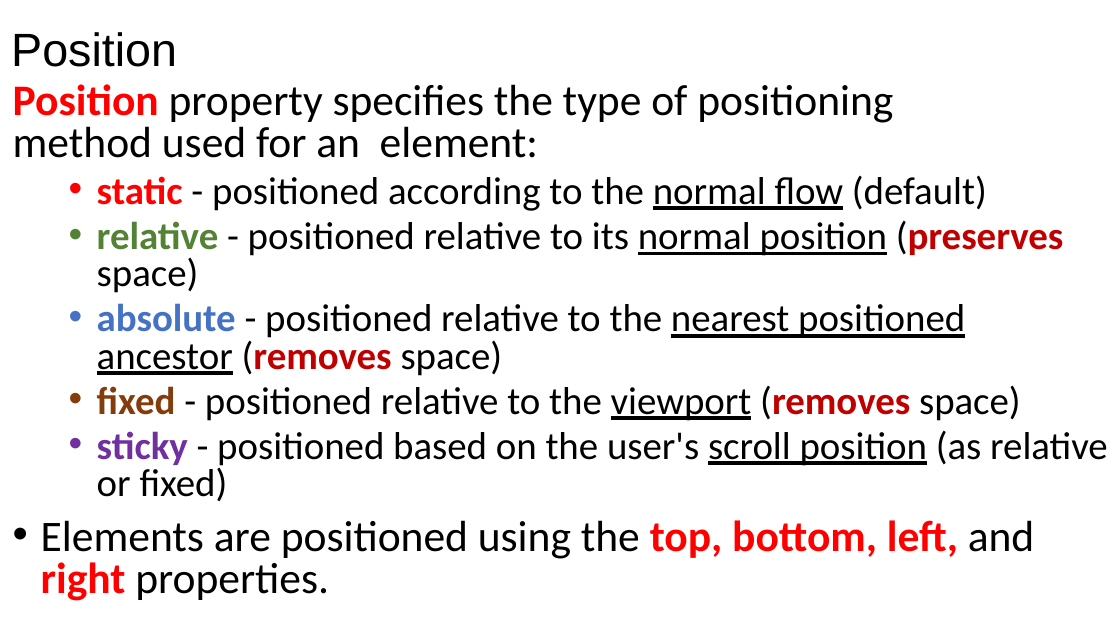
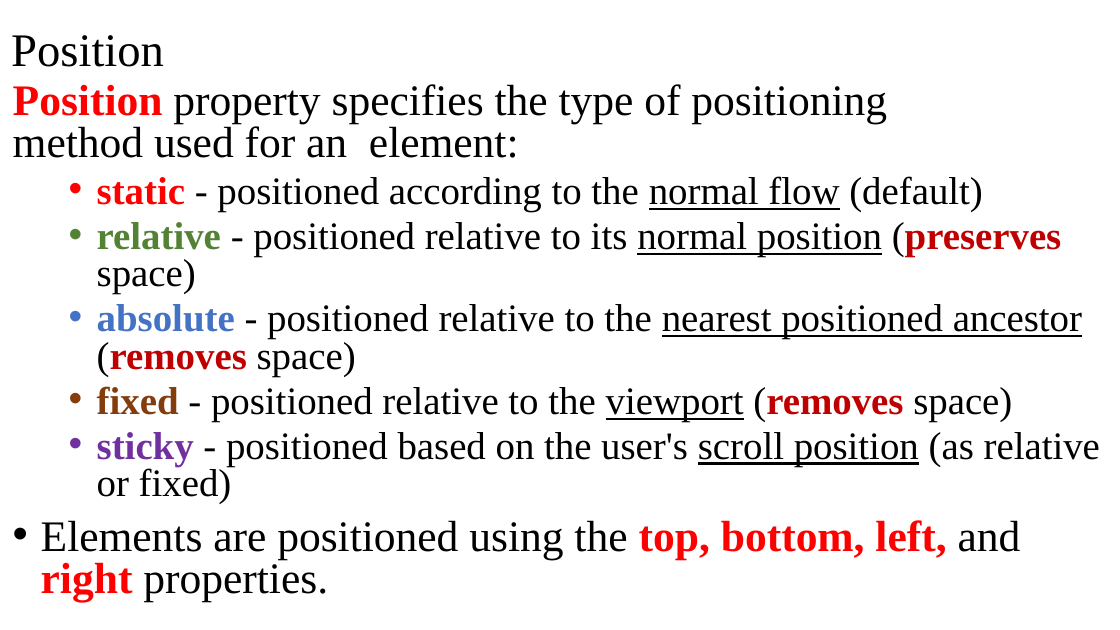
Before and after one commit to manglayev/nu-courses-material, a slide deck: slide 11 of CSCI-111/week-4/week-4-lecture.pptx. Drawn at 1120x630 pixels with LibreOffice and Linux fonts; fonts in the diff are those of the drawing. Boxes give left, top, right and bottom in pixels: in the first picture for what was removed or moved away, otherwise in the second. Text is boxed around its words. In the diff, an @@ line names an element or a change of style, - is before the commit and + after.

```diff
--- a/CSCI-111/week-4/week-4-lecture.pptx
+++ b/CSCI-111/week-4/week-4-lecture.pptx
@@ title "Position" at <box>11,35,164,67</box>: font Arial to Times New Roman @@
@@ text "Position property specifies the type ..." at <box>13,84,1100,601</box>: font Calibri to Times New Roman @@
```
Also in this commit, not shown: 4 other slides changed, 4 other files.
